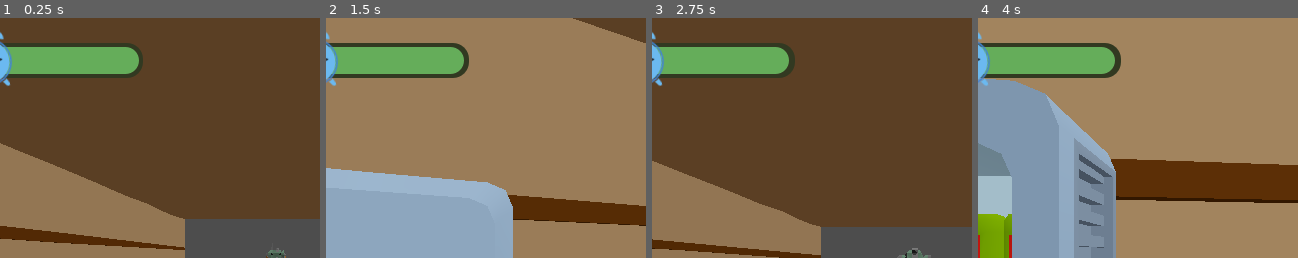
Above: before the commit, frames 1-4 (left to right).
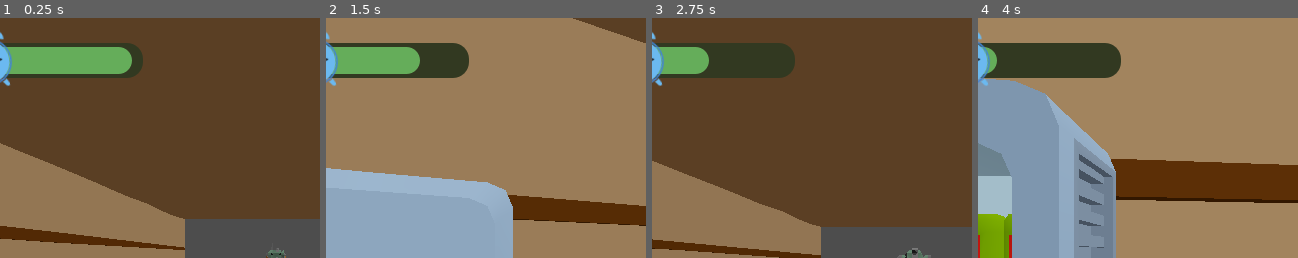
Above: after the commit, the same moments.

Repository: connor-lennox/DemoDisk
Game: Godot game, scene res://scenes/level/level_scene.tscn
Same seed, same stepped clock (60 frames per second), same inputs: the game is played once before the commit and once after it. This scene is started directly instead of the project's main scene.
Inputs (mouse positions are % of the whole screen's width and height, from its top left):
- Up to frame 1 (0.25 s): no input
- Up to frame 2 (1.5 s): tap Enter (ui_accept) at 0.5, 0.77, 1.25 s; move the mouse to (55, 50) at 0.52 s; hold D (move_right) 0.53-1.28 s; click (55, 50) at 0.6 s; move the mouse to (45, 50) at 1.27 s; hold S (move_back) from 1.28 s (still down); click (45, 50) at 1.35 s
- Up to frame 3 (2.75 s): tap Enter (ui_accept) at 1.52 s; move the mouse to (52, 48) at 2.02 s; release S (move_back) at 2.03 s; hold D (move_right) from 2.03 s (still down); click (52, 48) at 2.1 s
- Up to frame 4 (4 s): move the mouse to (49, 52) at 2.77 s; click (49, 52) at 2.85 s; tap Enter (ui_accept) at 3.02, 3.77 s; move the mouse to (58, 51) at 3.52 s; release D (move_right) at 3.53 s; hold A (move_left) from 3.53 s (still down); click (58, 51) at 3.6 s
The pictures show only the part of the screen within x 7-57%, y 0-50%; the shares and areas given below are measured in that part.

The runs differ from the first frame. In frame 1, 0.3% of the frame differs, in the area x 37-44%, y 12-24%; in frame 2, 1.6%; in frame 3, 2.8%; in frame 4, 4.2%, in the area x 2-43%, y 12-24%.

Commit message:
finish scene loop

Diff:
--- /dev/null
+++ b/scenes/game_over/game_over_scene.gd
@@ -0,0 +1,9 @@
+extends Node
+
+
+# Called when the node enters the scene tree for the first time.
+func _ready():
+	Input.mouse_mode = Input.MOUSE_MODE_VISIBLE
+
+func _back_to_title():
+	SceneManager.switch_to_title()
--- a/scenes/game_over/game_over_scene.tscn
+++ b/scenes/game_over/game_over_scene.tscn
@@ -1,5 +1,6 @@
-[gd_scene load_steps=7 format=3 uid="uid://ckr0b6nbqw4jp"]
+[gd_scene load_steps=8 format=3 uid="uid://ckr0b6nbqw4jp"]
 
+[ext_resource type="Script" path="res://scenes/game_over/game_over_scene.gd" id="1_4iw82"]
 [ext_resource type="Texture2D" uid="uid://7tytr3pnc2mo" path="res://assets/game_over/game_over_screen.png" id="1_dolju"]
 [ext_resource type="PackedScene" uid="uid://bf33khcnfppid" path="res://assets/restaurant/Plate.glb" id="2_had27"]
 [ext_resource type="PackedScene" uid="uid://c4gg6qmfd0hdc" path="res://assets/food/Burger.glb" id="3_kypvq"]
@@ -10,6 +11,7 @@
 viewport_path = NodePath("SubViewport")
 
 [node name="GameOverScene" type="Node"]
+script = ExtResource("1_4iw82")
 
 [node name="Overlay" type="TextureRect" parent="."]
 anchors_preset = 15
@@ -56,3 +58,5 @@
 grow_vertical = 0
 theme = ExtResource("5_bay7k")
 text = "Back to Title"
+
+[connection signal="pressed" from="Button" to="." method="_back_to_title"]
--- a/scenes/level/level_scene.gd
+++ b/scenes/level/level_scene.gd
@@ -28,5 +28,5 @@
 
 func _game_over():
 	player.locked = true
-	await get_tree().create_timer(2).timeout
+	await get_tree().create_timer(1).timeout
 	SceneManager.switch_to_game_over()
--- a/scenes/level/level_scene.tscn
+++ b/scenes/level/level_scene.tscn
@@ -30,7 +30,7 @@
 offset_top = 29.0
 offset_right = 183.0
 offset_bottom = 56.0
-time_seconds = 240
+time_seconds = 5
 
 [connection signal="customer_satisfied" from="CustomerManager" to="." method="_order_completed"]
 [connection signal="timeout" from="CustomerSpawnTimer" to="." method="_spawn_customer"]
--- a/scenes/title/title_scene.gd
+++ b/scenes/title/title_scene.gd
@@ -3,6 +3,7 @@
 @onready var camera_pivot = $CameraPivot
 
 func _ready():
+	Input.mouse_mode = Input.MOUSE_MODE_VISIBLE
 	Bgm.play_title_music()
 
 func _process(delta):
